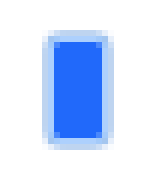
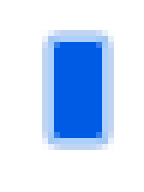
Before/after of a 144 × 192 layered artwork. What changed in the layer stack:
pixels changed over box(54, 42, 102, 138) (layer not identified)
